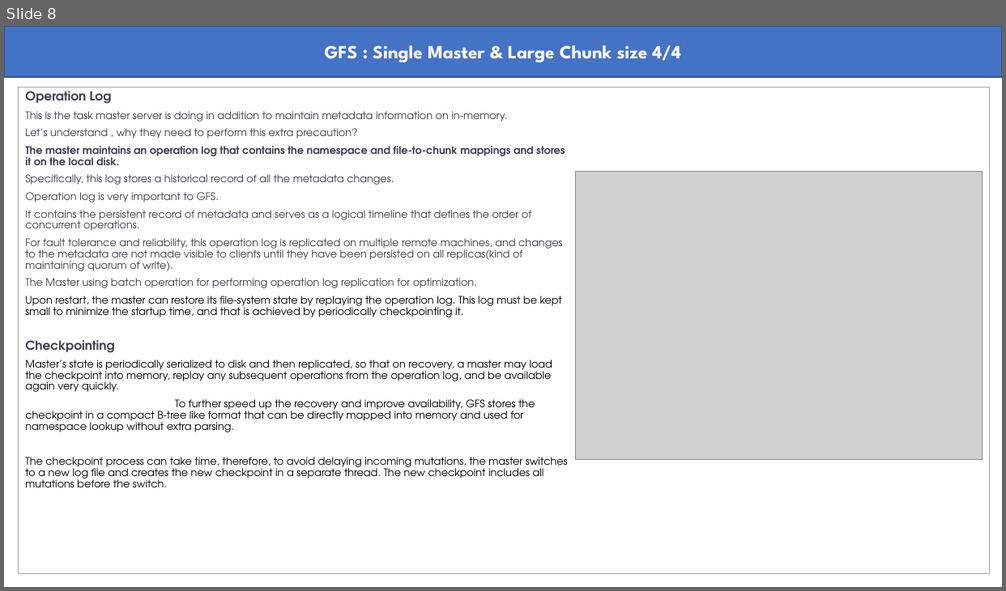
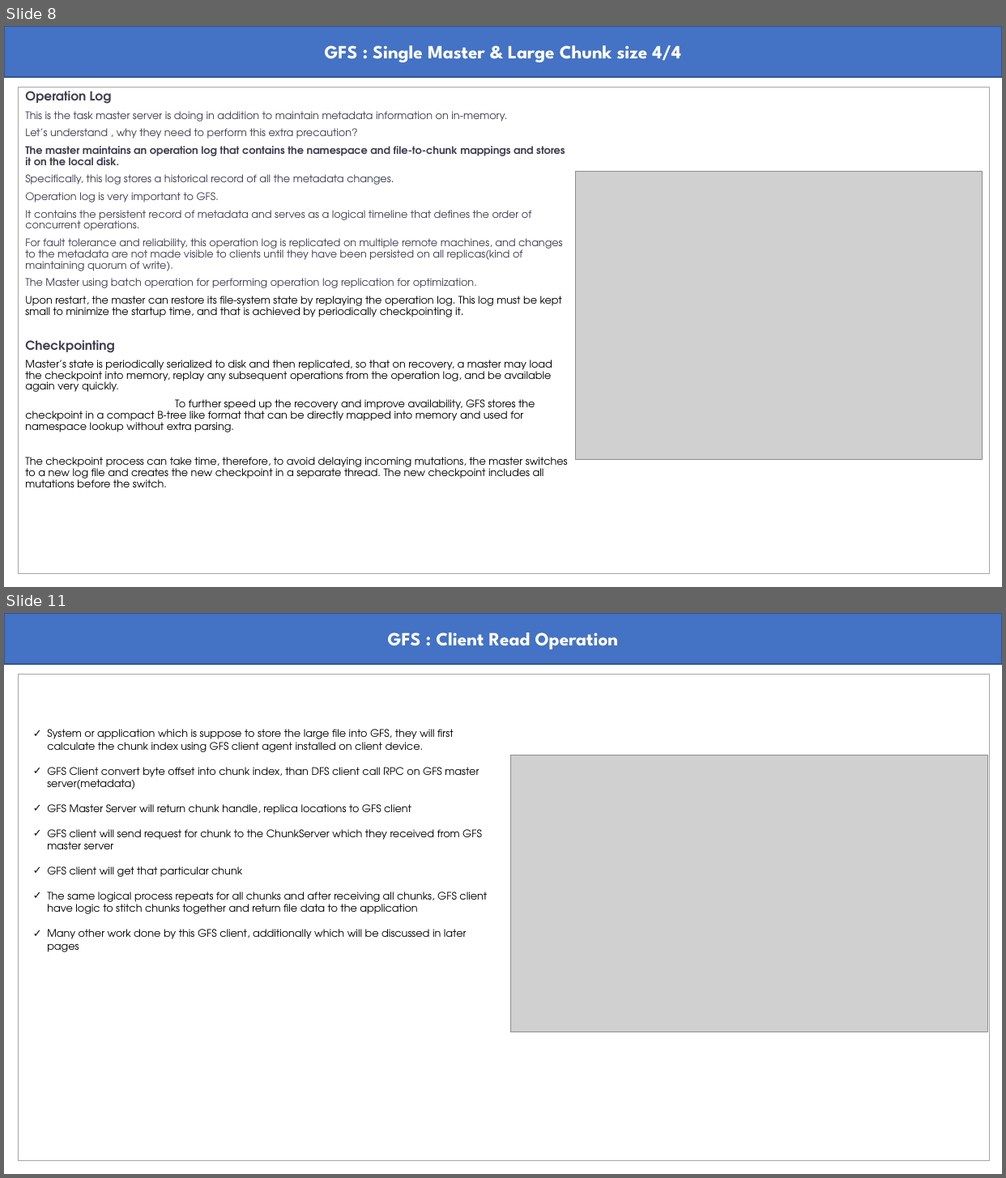
Before and after one commit to abmishra1234/Advanced-System-Design, a slide deck: GFS.pptx. Shown one above the other, each under a label of ours: slide 8 before the commit, slides 8 and 11 after it; the slides between them are not shown. The pictures are 1006x591 and 1006x1178 pixels, drawn with LibreOffice and Linux fonts; fonts in the diff are those of the drawing; grey boxes stand for pictures. Boxes give left, top, right and bottom in pixels: in the first picture for what was removed or moved away, otherwise in the second. Text is boxed around its words. In the diff, an @@ line names an element or a change of style, - is before the commit and + after.

```diff
--- a/GFS.pptx
+++ b/GFS.pptx
@@ slide 11 added at (4,613,1002,1174), background #FFFFFF @@
@@ rectangle added at (4,613,1002,664), fill #4472C4, outline #325491 1 pt, 18 pt, text #FFFFFF, bold @@
+GFS : Client Read Operation
@@ rectangle added at (19,674,990,1161), outline #A5A5A5 0.75 pt @@
@@ text added at (47,729,487,952), 10 pt, text #000000 @@
+✓ System or application which is suppose to store the large file into GFS, they will first calculate the chunk index using GFS client agent installed on client device.
+✓ GFS Client convert byte offset into chunk index, than DFS client call RPC on GFS master server(metadata)
+✓ GFS Master Server will return chunk handle, replica locations to GFS client
+✓ GFS client will send request for chunk to the ChunkServer which they received from GFS master server
+✓ GFS client will get that particular chunk
+✓ The same logical process repeats for all chunks and after receiving all chunks, GFS client have logic to stitch chunks together and return file data to the application
+✓ Many other work done by this GFS client, additionally which will be discussed in later pages
@@ picture added at (511,756,988,1032) @@
```
Also in this commit, not shown: 1 slide changed, 4 other slides added.
